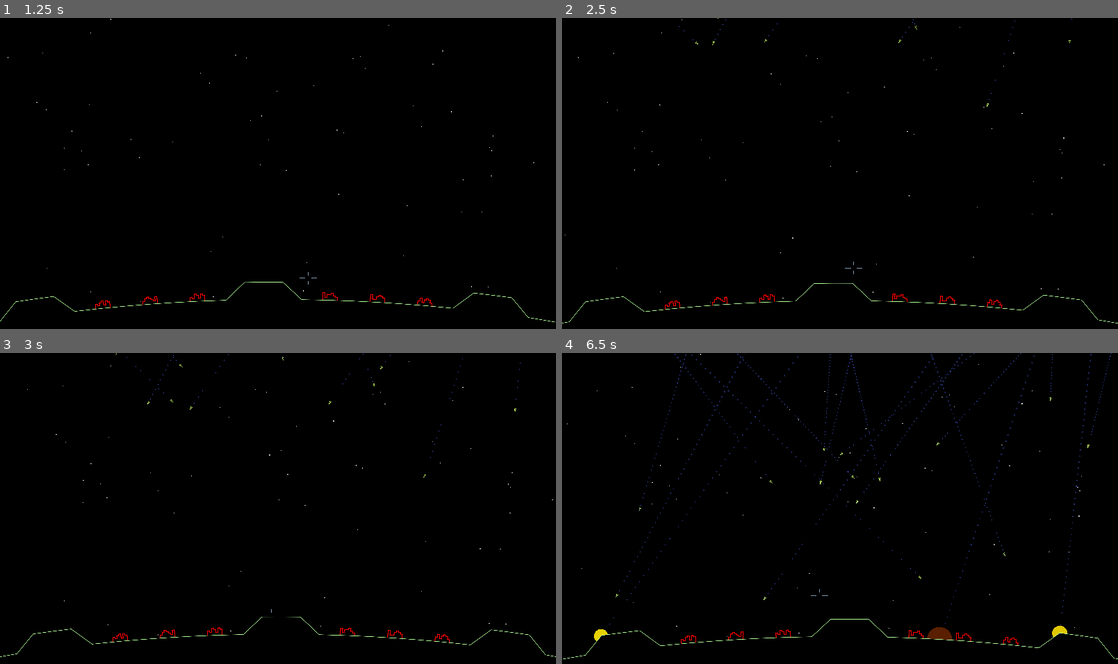
Above: before the commit, frames 1-4 (two rows, left to right).
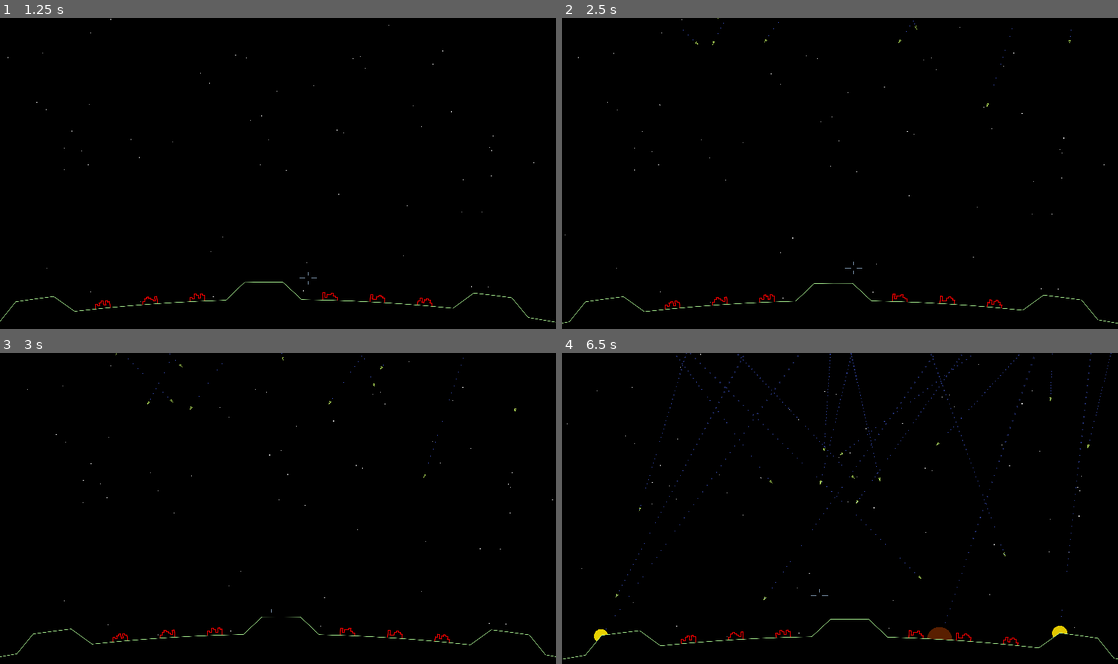
Above: after the commit, the same moments.

Repository: tartley/missile-commander
Game: Godot game, scene res://main.tscn
The game is run twice, just before and just after one commit, with the same random seed, the same clock (stepped at 60 frames per second) and the same inputs.
Inputs (mouse positions are in pixels of both pictures, inside the frame that each line leads up to):
- Up to frame 1 (1.25 s): tap Enter at 0.5 s; move the mouse to (305, 173) at 0.52 s
- Up to frame 2 (2.5 s): tap Space at 1.25 s; move the mouse to (812, 176) at 1.27 s; tap Enter at 2 s; move the mouse to (851, 167) at 2.02 s
- Up to frame 3 (3 s): move the mouse to (272, 514) at 2.77 s
- Up to frame 4 (6.5 s): move the mouse to (878, 511) at 3.52 s; move the mouse to (795, 505) at 4.27 s; move the mouse to (845, 508) at 5.02 s; move the mouse to (817, 502) at 5.77 s

Frame 1 is identical in both runs. In frame 2, less than 0.1% of the frame differs, in the area x 21-92%, y 0-27%; in frame 3, less than 0.1%; in frame 4, 0.5%, in the area x 7-99%, y 0-90%.

Commit message:
Tweak Trails to be faster moving

Diff:
--- a/missile.gd
+++ b/missile.gd
@@ -20,8 +20,8 @@
 
 func _ready() -> void:
     $Trail.direction = Vector2(0, 1)
-    $Trail.initial_velocity_max = velocity.length() / 10
-    $Trail.initial_velocity_min = velocity.length() / 10
+    $Trail.initial_velocity_max = velocity.length() / 5
+    $Trail.initial_velocity_min = velocity.length() / 5
     set_up_collisions()
 
 func launch(pos:Vector2, destination:Vector2, speed:float):
